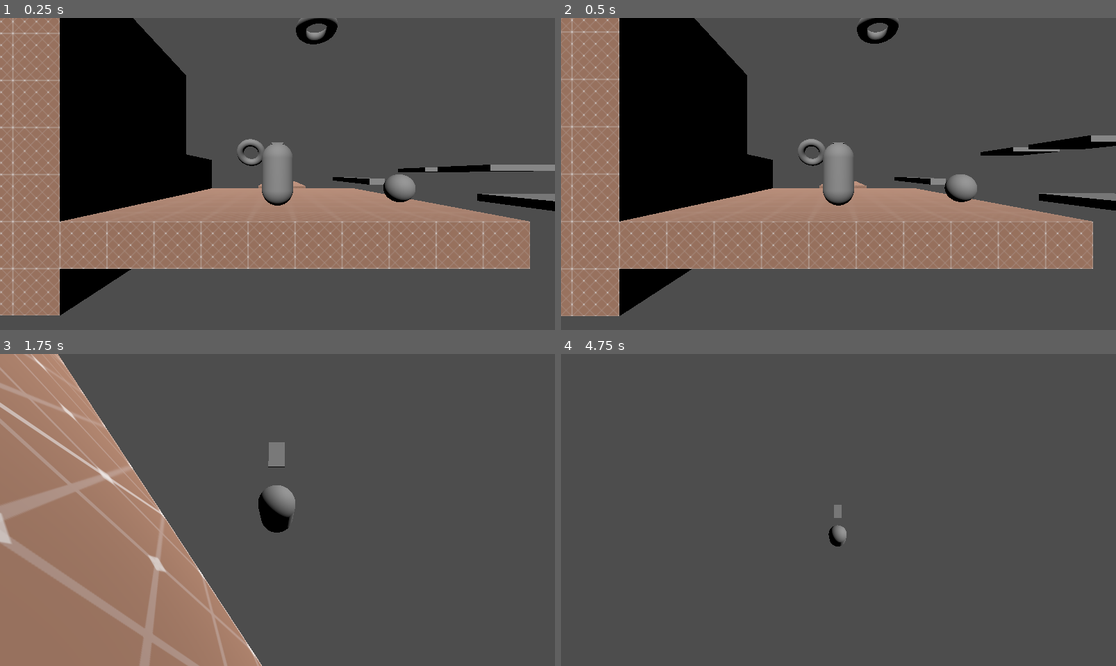
Above: before the commit, frames 1-4 (two rows, left to right).
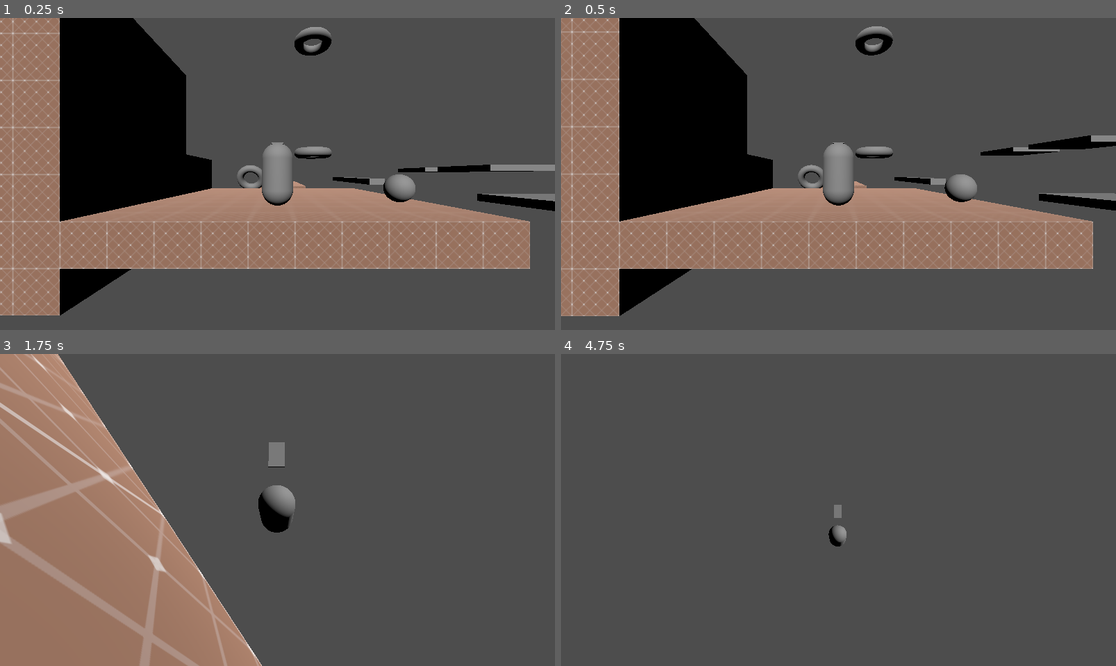
Above: after the commit, the same moments.

Repository: Nigel-Karunaratne/3DPlatformer_Godot4
Game: Godot game, scene res://level_scenes/test_level.tscn
The game is run twice, just before and just after one commit, with the same random seed, the same clock (stepped at 60 frames per second) and the same inputs. The project has no main scene, so this scene is started directly.
Inputs (mouse positions are in pixels of both pictures, inside the frame that each line leads up to):
- Up to frame 1 (0.25 s): no input
- Up to frame 2 (0.5 s): no input
- Up to frame 3 (1.75 s): tap Enter at 0.5 s; move the mouse to (305, 510) at 0.52 s; hold W (move_forward) from 0.53 s (still down); tap R at 0.6 s; tap Space (jump) at 0.77, 1.52 s; move the mouse to (249, 510) at 1.27 s; tap T at 1.35 s
- Up to frame 4 (4.75 s): keep holding W (move_forward); move the mouse to (849, 503) at 2.02 s; tap R at 2.1, 3.6 s; move the mouse to (832, 516) at 2.77 s; tap T at 2.85, 4.35 s; tap Space (jump) at 3.02, 3.77, 4.52 s; move the mouse to (877, 513) at 3.52 s; move the mouse to (794, 506) at 4.27 s

The runs differ from the first frame. In frame 1, 1.1% of the frame differs, in the area x 42-61%, y 0-55%; in frame 2, 1.1%; in frame 3, less than 0.1%; in frame 4, less than 0.1%.

Commit message:
Updated to reflect new influence velocity
some launchers have had parameters updated

Diff:
--- a/level_scenes/test_level.tscn
+++ b/level_scenes/test_level.tscn
@@ -45,6 +45,11 @@
 [node name="CSGBox3D2" type="CSGBox3D" parent="CSGCombiner3D"]
 transform = Transform3D(1, 0, 0, 0, 1, 0, 0, 0, 1, 0, 0, -13)
 size = Vector3(4, 1, 10)
+material = ExtResource("3_0rfjg")
+
+[node name="CSGBox3D12" type="CSGBox3D" parent="CSGCombiner3D"]
+transform = Transform3D(1, 0, 0, 0, 1, 0, 0, 0, 1, 6.03988, -2.24601, -10.7745)
+size = Vector3(4, 1, 14)
 material = ExtResource("3_0rfjg")
 
 [node name="CSGBox3D4" type="CSGBox3D" parent="CSGCombiner3D"]
@@ -102,21 +107,30 @@
 
 [node name="Launcher" parent="." instance=ExtResource("5_7k8gs")]
 transform = Transform3D(-4.37114e-08, 0, -1, 0, 1, 0, 1, 0, -4.37114e-08, -4.46642, 8.64239, 2.41827)
-velocity = 50.0
+velocity = 14.0
 additional_direction = Vector3(0, 5, 0)
 
 [node name="Launcher3" parent="." instance=ExtResource("5_7k8gs")]
 transform = Transform3D(1, 0, 0, 0, 1, 0, 0, 0, 1, 1.53358, 8.64239, 2.41827)
-velocity = 50.0
-additional_direction = Vector3(0, 5, 0)
+velocity = 14.0
+overwrite_velocity = true
 
 [node name="Launcher4" parent="." instance=ExtResource("5_7k8gs")]
-transform = Transform3D(1, 0, 0, 0, -4.37114e-08, -1, 0, 1, -4.37114e-08, 1.53358, 8.64239, -0.643183)
-additional_direction = Vector3(0, 5, 0)
+transform = Transform3D(1, 0, 0, 0, -4.37114e-08, -1, 0, 1, -4.37114e-08, 1.53358, 8.64239, -1.69649)
+velocity = 14.0
+overwrite_velocity = true
+additional_direction = Vector3(0, 25, 0)
+
+[node name="Launcher5" parent="." instance=ExtResource("5_7k8gs")]
+transform = Transform3D(1, 0, 0, 0, -4.37114e-08, -1, 0, 1, -4.37114e-08, 1.53358, 2.64239, -1.69649)
+velocity = 14.0
+overwrite_velocity = true
+additional_direction = Vector3(0, 25, 0)
 
 [node name="Launcher2" parent="." instance=ExtResource("5_7k8gs")]
-transform = Transform3D(1, 0, 0, 0, 0.866025, -0.5, 0, 0.5, 0.866025, -2.23445, 3, -5)
-velocity = 50.0
+transform = Transform3D(1, 0, 0, 0, 0.866025, -0.5, 0, 0.5, 0.866025, -2.234, 1.225, -5)
+velocity = 14.0
+additional_direction = Vector3(0, 10, 0)
 
 [node name="AcceleratorPad" parent="." instance=ExtResource("6_u3ngf")]
 transform = Transform3D(1, 0, 3.85534e-07, 0, 1, 0, -4.37114e-08, 0, 8.82, 6.18388, 1, -8.45295)
